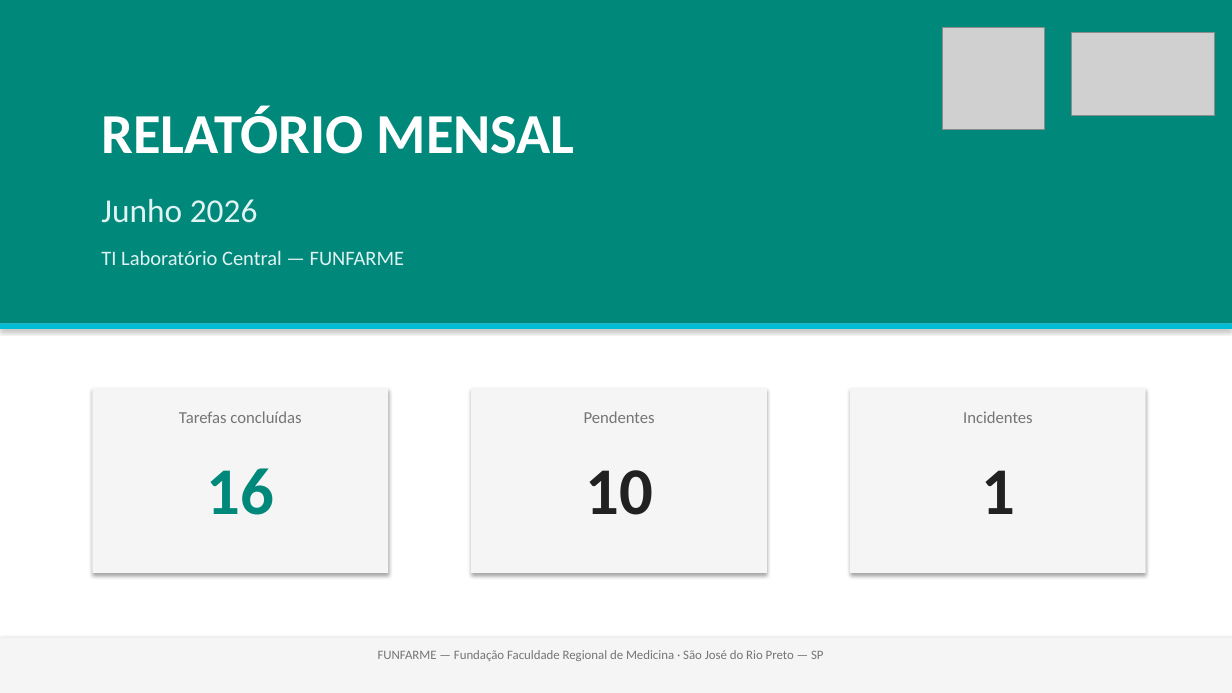
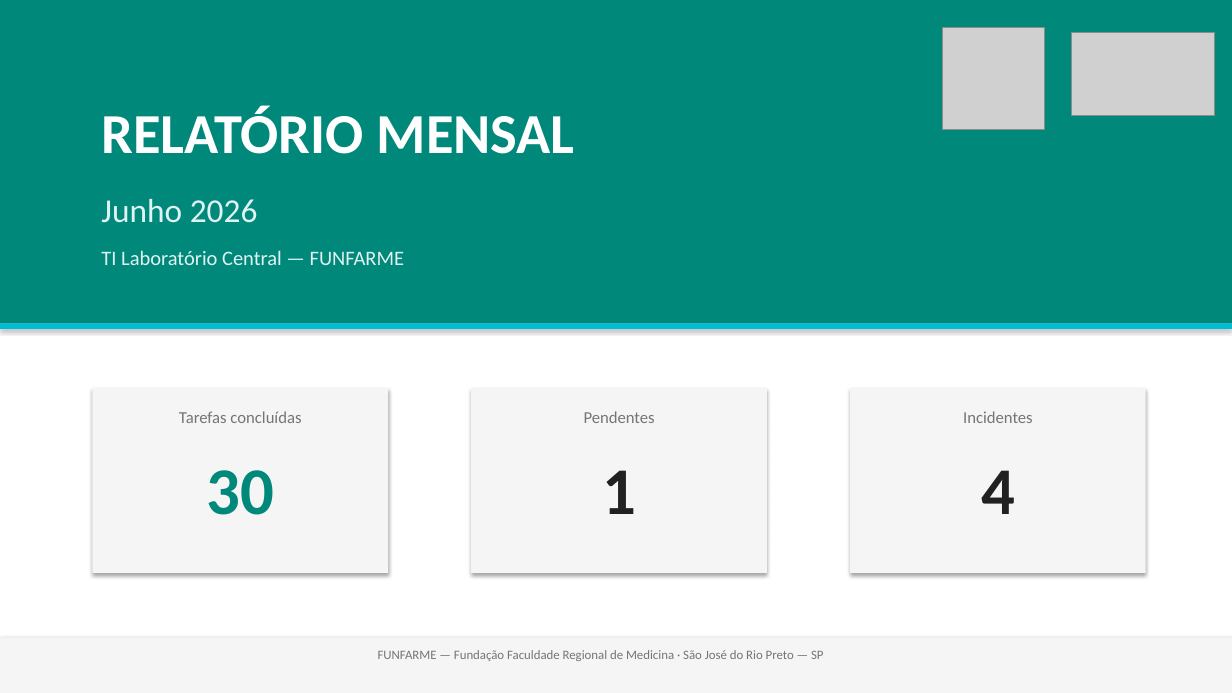
Before and after one commit to lab-central-hb/funfarme-kb, a slide deck: slide 1 of reports/2026-06_resumo-mensal.pptx. Drawn at 1232x693 pixels with LibreOffice and Linux fonts; fonts in the diff are those of the drawing; grey boxes stand for pictures. Boxes give left, top, right and bottom in pixels: in the first picture for what was removed or moved away, otherwise in the second. Text is boxed around its words. In the diff, an @@ line names an element or a change of style, - is before the commit and + after.

```diff
--- a/reports/2026-06_resumo-mensal.pptx
+++ b/reports/2026-06_resumo-mensal.pptx
@@ text at box(206, 470, 274, 515): text changed @@
-16
+30
@@ text at box(602, 470, 636, 514): text changed @@
-10
+1
@@ text at box(981, 470, 1015, 514): text changed @@
-1
+4
```
Also in this commit, not shown: 6 other slides changed, 3 slides added, 1 other file.
